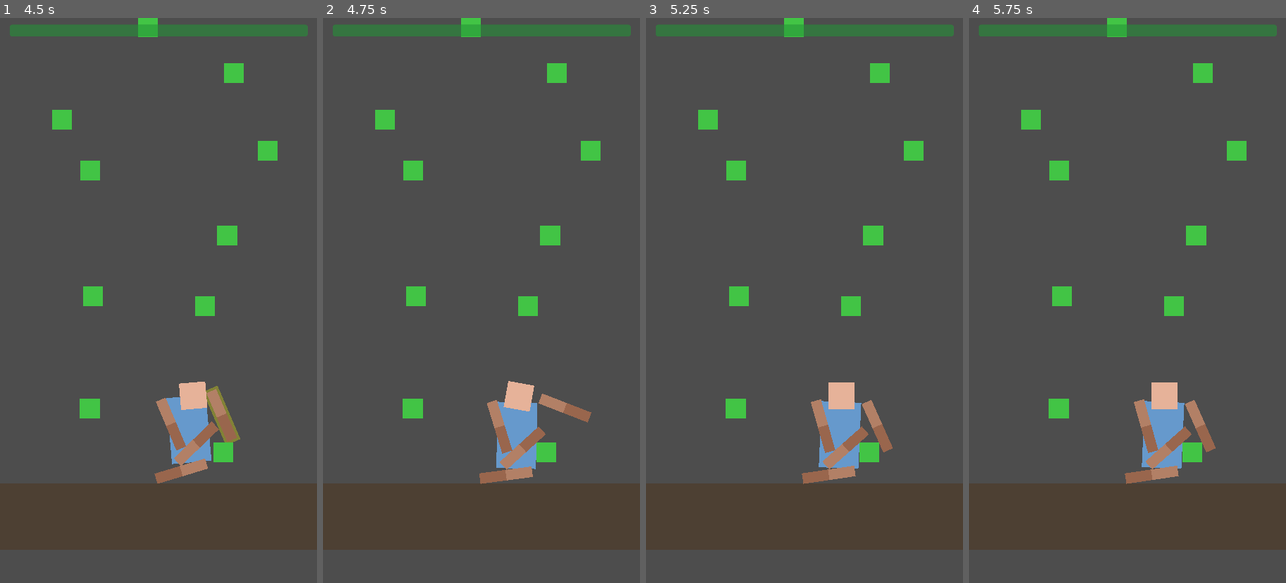
Above: before the commit, frames 1-4 (left to right).
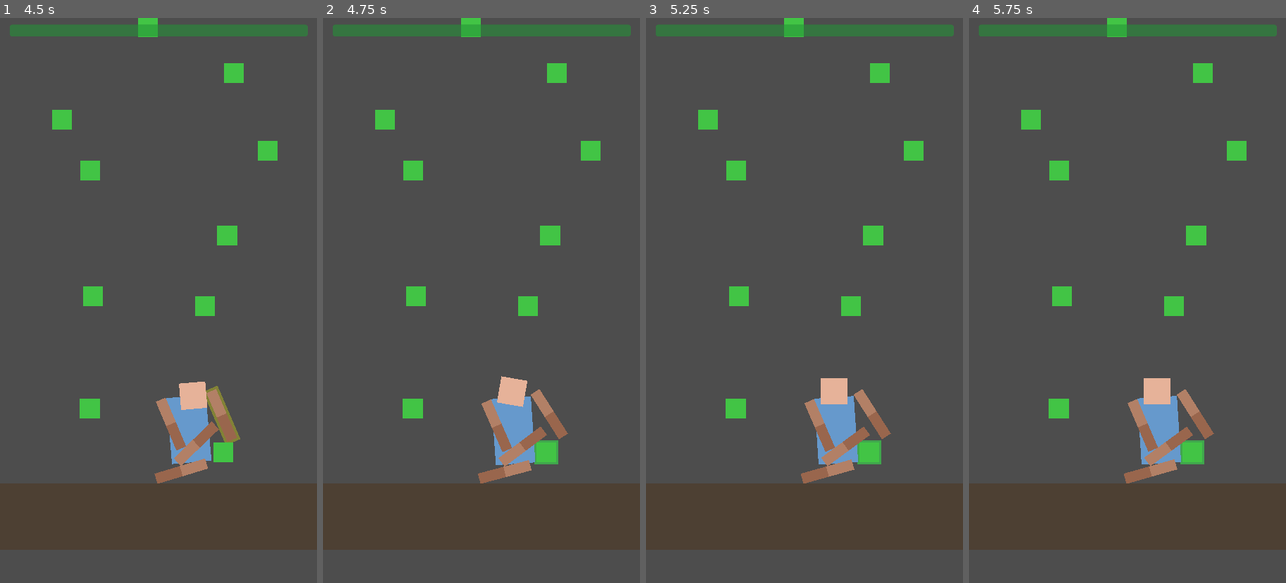
Above: after the commit, the same moments.

Repository: ZagorcicA/climber-trumbler
Game: Godot game, scene res://scenes/ui/StartScreen.tscn
Two runs of this game, one before a commit and one after it. Both use one fixed random seed, a clock stepped at 60 frames per second and the inputs below.
Inputs (mouse positions are in pixels of both pictures, inside the frame that each line leads up to):
- Up to frame 1 (4.5 s): click "Easy level" at 0.5 s; move the mouse to (228, 272) at 1.27 s; tap X (detach_limb) at 1.35 s; click (228, 272) at 1.42 s; drag from (95, 328) to (148, 419) at 2.02 s; move the mouse to (190, 176) at 2.77 s; tap 1 (select_limb_1) at 2.85 s; click (190, 176) at 2.92 s; drag from (142, 413) to (206, 306) at 3.52 s; move the mouse to (253, 385) at 4.27 s; tap 3 (select_limb_3) at 4.35 s; click (253, 385) at 4.42 s
- Up to frame 2 (4.75 s): no input
- Up to frame 3 (5.25 s): drag from (709, 215) to (864, 430) at 5.02 s
- Up to frame 4 (5.75 s): no input

Frame 1 is identical in both runs. In frame 2, 1.5% of the frame differs, in the area x 48-85%, y 63-83%; in frame 3, 1.3%; in frame 4, 1.3%.

Commit message:
phase 2 latch implemented

Diff:
--- a/scripts/player/player.gd
+++ b/scripts/player/player.gd
@@ -72,11 +72,19 @@
 		var touch_world_pos = InputManager.get_target_world_position()
 		var nearest_index = _find_nearest_limb(touch_world_pos)
 		if nearest_index >= 0:
+			if limbs[nearest_index].is_latched:
+				# Tap a latched limb → detach and start moving
+				limbs[nearest_index].detach_from_hold()
 			select_limb(nearest_index)
 			selection_source = "touch"
 
-	# TOUCH: deselect on finger-up (only if touch-selected)
+	# TOUCH: finger-up → try to latch, then deselect
 	if not touch_active and _was_touch_active and selection_source == "touch":
+		var selected = get_selected_limb()
+		if selected and not selected.is_latched and StaminaManager.can_latch():
+			var nearest_hold = selected.get_nearest_hold()
+			if nearest_hold:
+				selected.latch_to_hold(nearest_hold)
 		select_limb(-1)
 
 	_was_touch_active = touch_active
